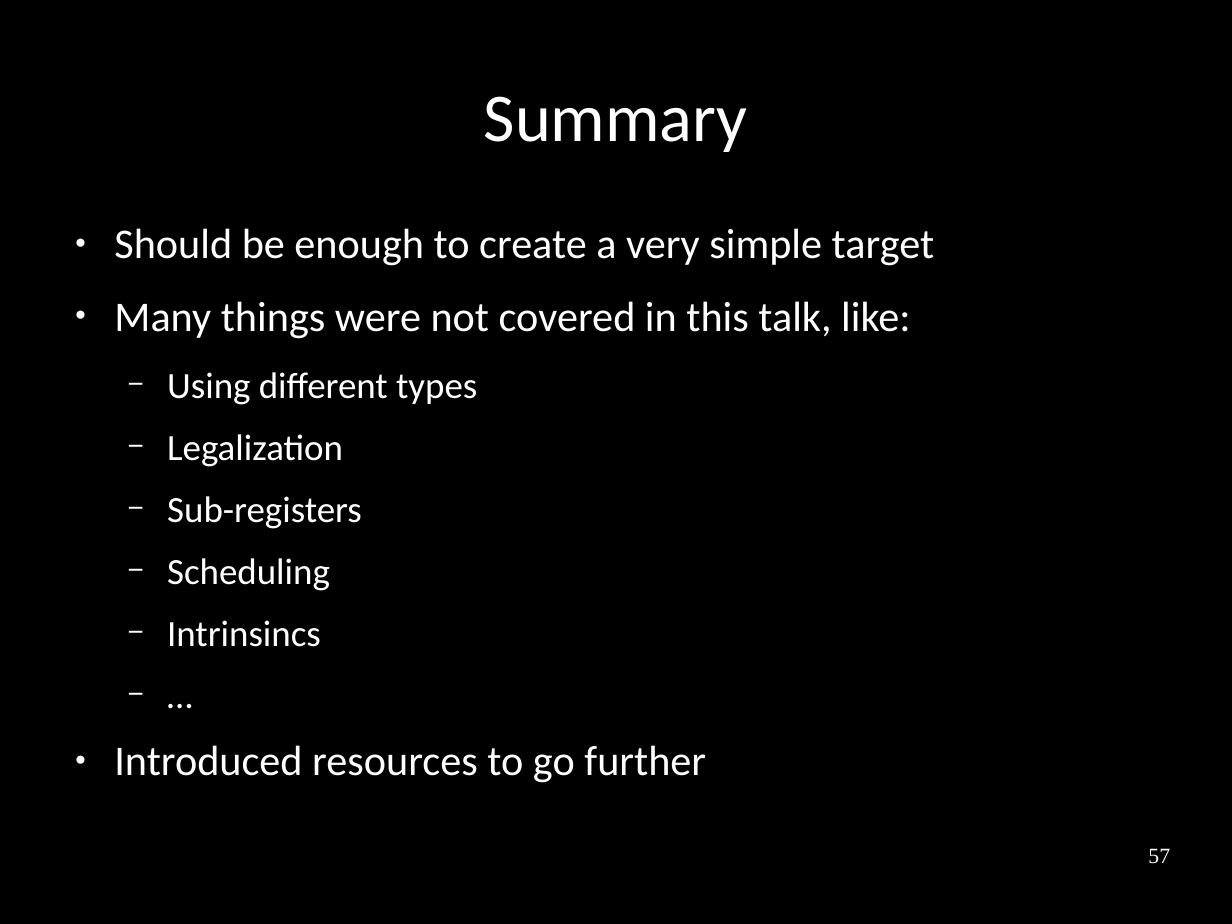
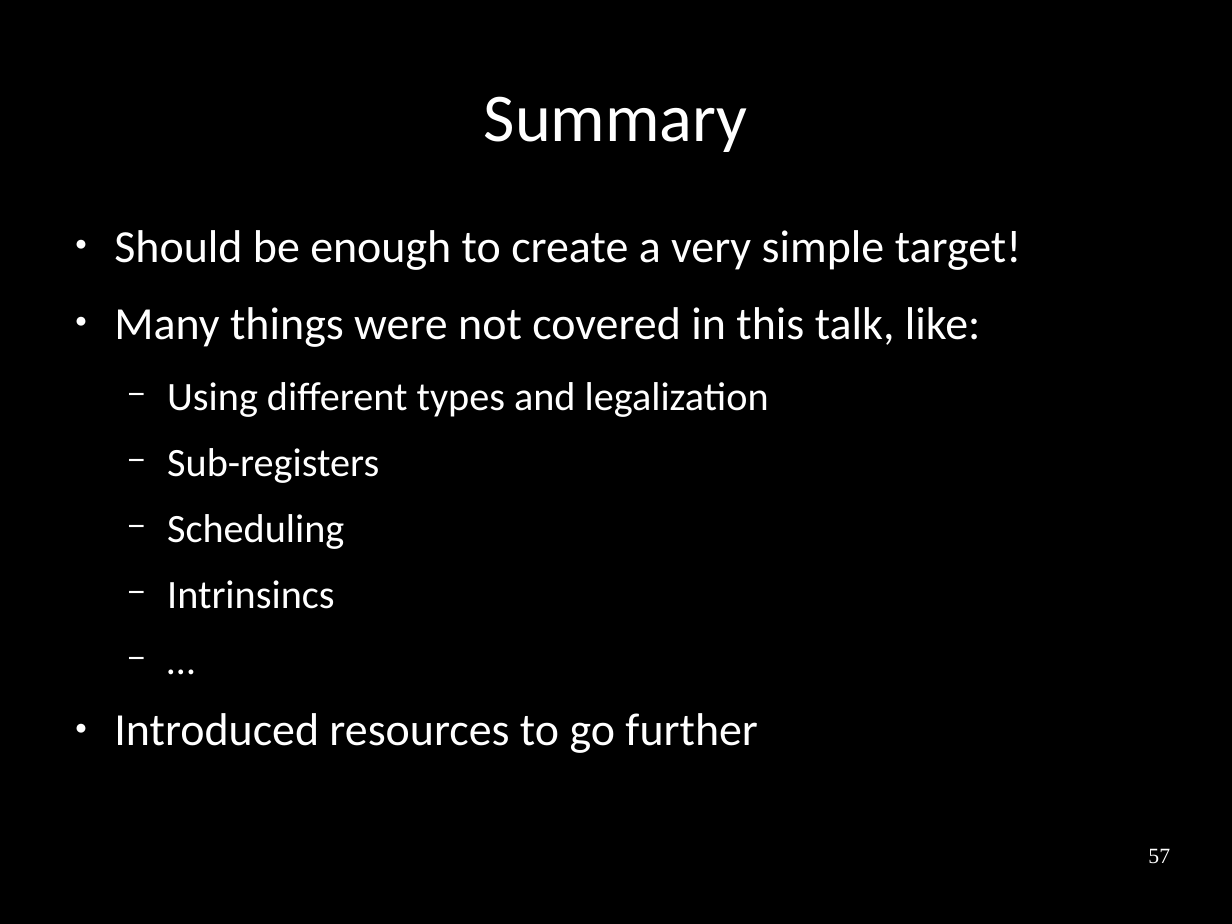
Before and after one commit to frasercrmck/llvm-leg, a slide deck: slide 57 of docs/Codeplay/Slides.odp. Drawn at 1232x924 pixels with LibreOffice and Linux fonts; fonts in the diff are those of the drawing. Boxes give left, top, right and bottom in pixels: in the first picture for what was removed or moved away, otherwise in the second. Text is boxed around its words. In the diff, an @@ line names an element or a change of style, - is before the commit and + after.

Commit message:
Layout changes and removing empty summary page.

```diff
--- a/docs/Codeplay/Slides.odp
+++ b/docs/Codeplay/Slides.odp
@@ text at <box>114,230,1021,270</box>: text changed; size 27.2 to 29.6 pt @@
-● Should be enough to create a very simple target
+● Should be enough to create a very simple target!
@@ text at <box>114,307,981,753</box>: size 27.2 to 29.6 pt in "Many things were not covered in this ...", "Introduced resources to go further"; size 23.8 to 25.9 pt in "Sub-registers", "Scheduling", "Intrinsincs", "…" @@
@@ text at <box>167,382,769,417</box>: text changed; size 23.8 to 25.9 pt @@
-  − Using different types
-  − Legalization
+  − Using different types and legalization
```
Also in this commit, not shown: 13 other slides changed, 1 slide removed.
